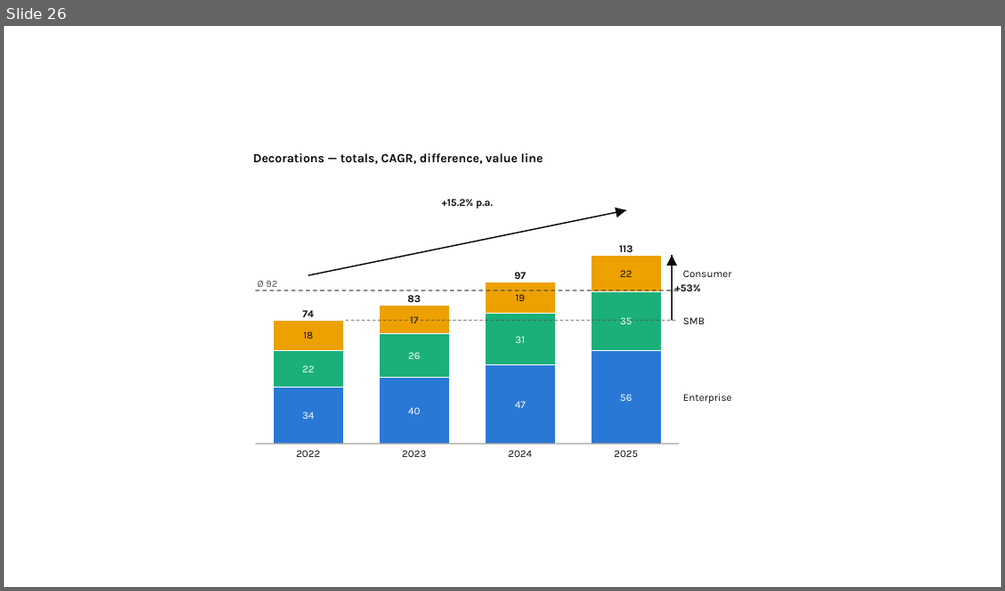
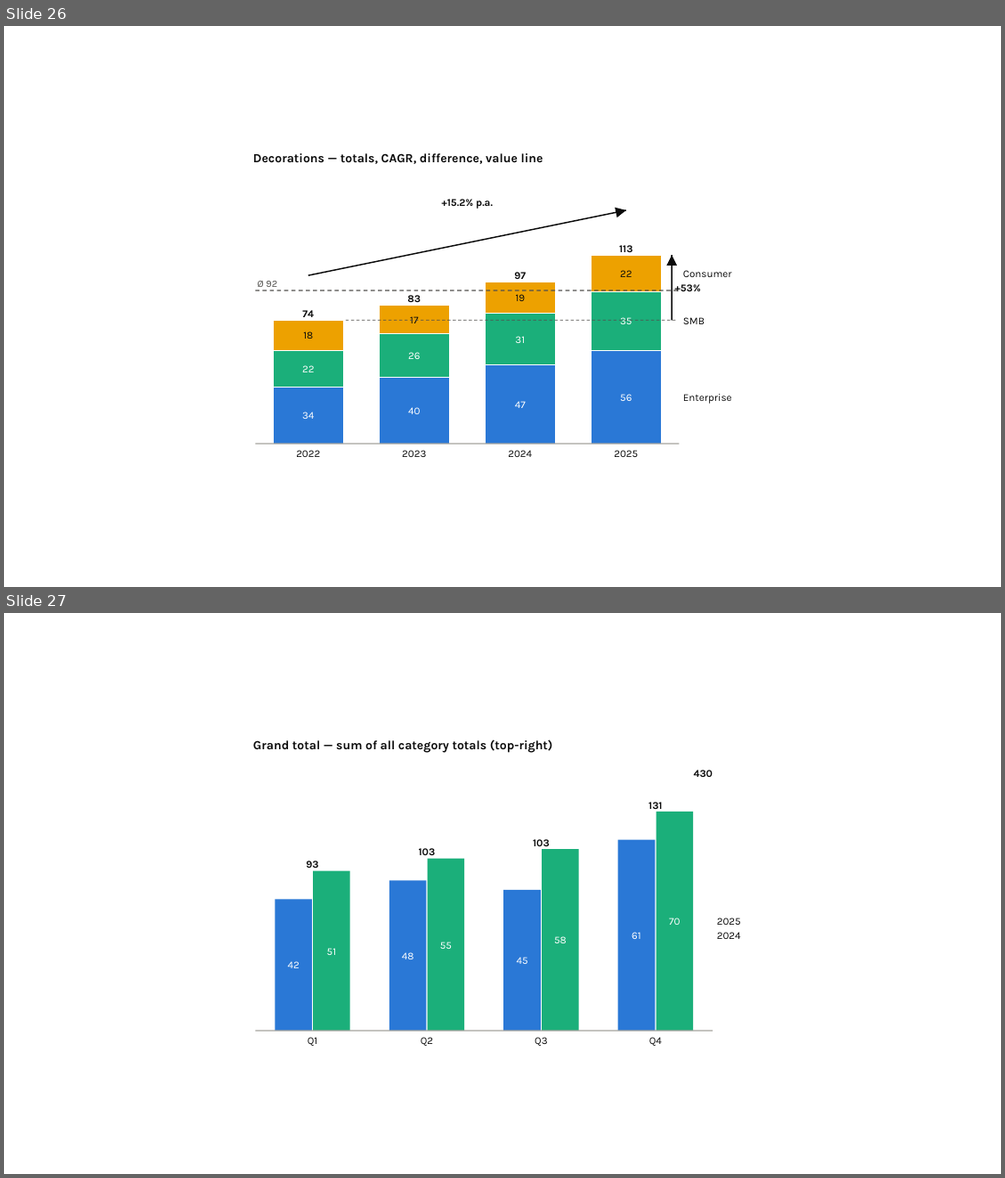
Before and after one commit to dannbleeker/PowerChart, a slide deck: examples/showcase.pptx. Shown one above the other, each under a label of ours: slide 26 before the commit, slides 26 and 27 after it. The pictures are 1005x591 and 1005x1178 pixels, drawn with LibreOffice and Linux fonts; fonts in the diff are those of the drawing. Boxes give left, top, right and bottom in pixels: in the first picture for what was removed or moved away, otherwise in the second. Text is boxed around its words. In the diff, an @@ line names an element or a change of style, - is before the commit and + after.

```diff
--- a/examples/showcase.pptx
+++ b/examples/showcase.pptx
@@ slide 27 added at box(4, 613, 1001, 1174), background #FFFFFF @@
@@ text added at box(253, 739, 553, 753), 12 pt, text #0B0B0B, bold @@
+Grand total — sum of all category totals (top-right)
@@ text added at box(694, 770, 713, 777), 10 pt, text #0B0B0B, bold @@
+430
@@ text added at box(648, 802, 663, 809), 10 pt, text #0B0B0B, bold @@
+131
@@ rectangle added at box(656, 811, 694, 1030), fill #1BAF7A @@
@@ text added at box(419, 848, 436, 859), 10 pt, text #0B0B0B, bold @@
+103
@@ text added at box(533, 839, 550, 846), 10 pt, text #0B0B0B, bold @@
+103
@@ rectangle added at box(542, 850, 579, 1031), fill #1BAF7A @@
@@ rectangle added at box(618, 840, 655, 1030), fill #2A78D6 @@
@@ text added at box(306, 860, 318, 871), 10 pt, text #0B0B0B, bold @@
+93
@@ rectangle added at box(313, 871, 350, 1030), fill #1BAF7A @@
@@ rectangle added at box(428, 859, 465, 1030), fill #1BAF7A @@
@@ rectangle added at box(275, 900, 312, 1031), fill #2A78D6 @@
@@ rectangle added at box(389, 881, 427, 1031), fill #2A78D6 @@
@@ rectangle added at box(503, 890, 541, 1030), fill #2A78D6 @@
@@ text added at box(631, 932, 641, 939), 10 pt, text #FFFFFF @@
+61
@@ text added at box(669, 917, 680, 925), 10 pt, text #FFFFFF @@
+70
@@ text added at box(717, 917, 741, 925), 10 pt, text #0B0B0B @@
+2025
@@ text added at box(717, 932, 741, 939), 10 pt, text #0B0B0B @@
+2024
@@ text added at box(327, 948, 336, 955), 10 pt, text #FFFFFF @@
+51
@@ text added at box(402, 952, 414, 959), 10 pt, text #FFFFFF @@
+48
@@ text added at box(440, 941, 452, 949), 10 pt, text #FFFFFF @@
+55
@@ text added at box(517, 957, 528, 964), 10 pt, text #FFFFFF @@
+45
@@ text added at box(554, 936, 566, 943), 10 pt, text #FFFFFF @@
+58
@@ text added at box(288, 961, 299, 968), 10 pt, text #FFFFFF @@
+42
@@ line added from (255, 1030) to (713, 1030), #A5A49E 1 pt @@
@@ text added at box(307, 1037, 317, 1046), 10 pt, text #0B0B0B @@
+Q1
@@ text added at box(421, 1037, 433, 1046), 10 pt, text #0B0B0B @@
+Q2
@@ text added at box(534, 1037, 547, 1046), 10 pt, text #0B0B0B @@
+Q3
@@ text added at box(649, 1037, 662, 1046), 10 pt, text #0B0B0B @@
+Q4
```
Also in this commit, not shown: 1 slide changed, 13 other files.
